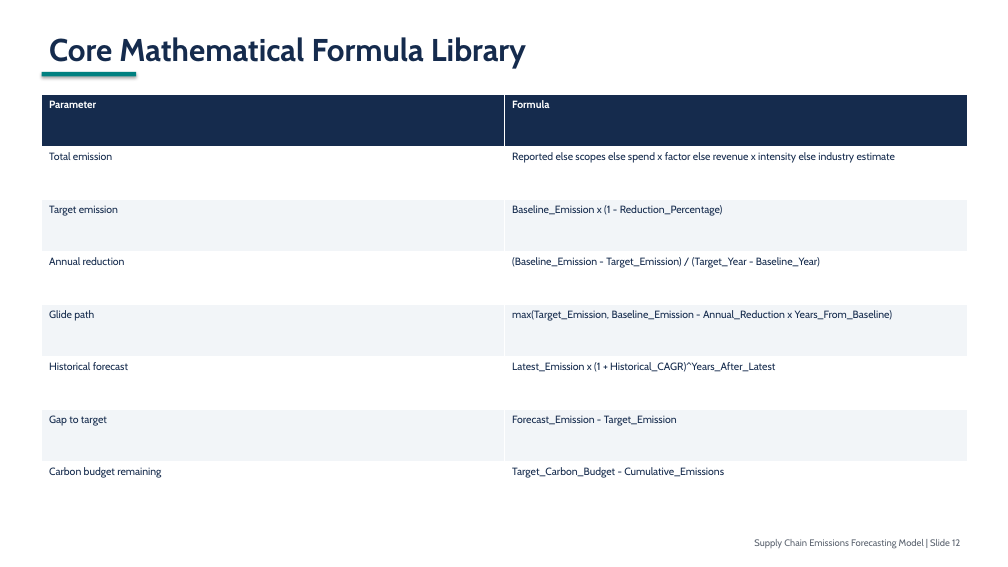
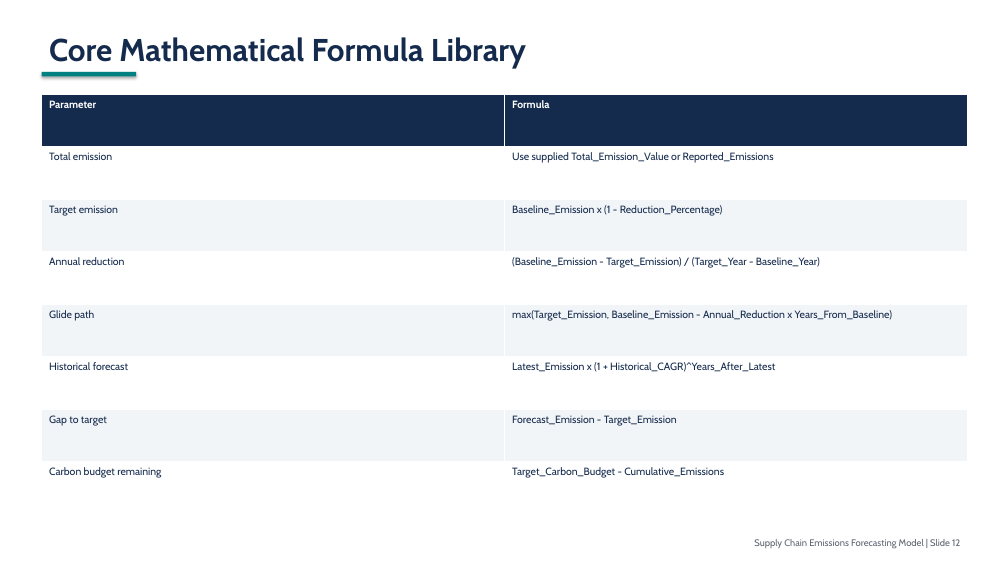
Before and after one commit to rojaraod/FORECAST, a slide deck: slide 12 of docs/supply_chain_emissions_forecasting_20_slide_deck.pptx. Drawn at 1008x567 pixels with LibreOffice and Linux fonts; fonts in the diff are those of the drawing. Boxes give left, top, right and bottom in pixels: in the first picture for what was removed or moved away, otherwise in the second. Text is boxed around its words. In the diff, an @@ line names an element or a change of style, - is before the commit and + after.

```diff
--- a/docs/supply_chain_emissions_forecasting_20_slide_deck.pptx
+++ b/docs/supply_chain_emissions_forecasting_20_slide_deck.pptx
@@ table at (42, 95, 967, 514) @@
-row 2, column 2: Reported else scopes else spend x factor else revenue x intensity else industry estimate
+row 2, column 2: Use supplied Total_Emission_Value or Reported_Emissions
```
Also in this commit, not shown: 13 other slides changed, 10 other files.
